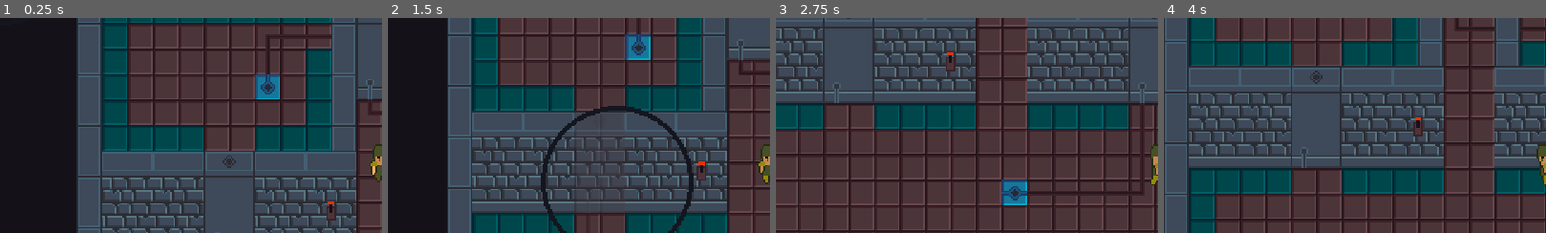
Above: before the commit, frames 1-4 (left to right).
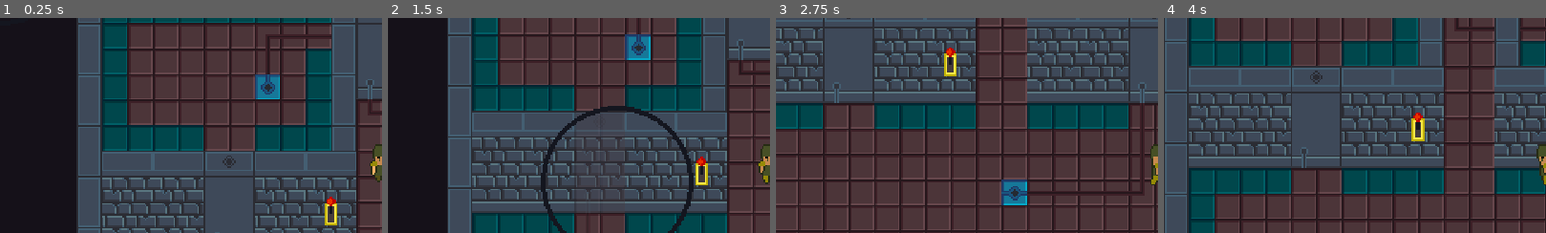
Above: after the commit, the same moments.

Repository: JeremyLiau/Looking-Glass
Game: Godot game, scene res://Scenes/Levels/Level3.tscn
Two runs of this game, one before a commit and one after it. Both use one fixed random seed, a clock stepped at 60 frames per second and the inputs below. This scene is started directly instead of the project's main scene.
Inputs (mouse positions are % of the whole screen's width and height, from its top left):
- Up to frame 1 (0.25 s): no input
- Up to frame 2 (1.5 s): tap Enter (ui_accept) at 0.5, 0.77, 1.25 s; move the mouse to (72, 45) at 0.52 s; hold Right (ui_right) 0.53-1.28 s; click (72, 45) at 0.6 s; move the mouse to (30, 55) at 1.27 s; hold Down (ui_down) from 1.28 s (still down); click (30, 55) at 1.35 s
- Up to frame 3 (2.75 s): tap Enter (ui_accept) at 1.52 s; move the mouse to (60, 28) at 2.02 s; release Down (ui_down) at 2.03 s; hold Right (ui_right) from 2.03 s (still down); click (60, 28) at 2.1 s
- Up to frame 4 (4 s): move the mouse to (45, 70) at 2.77 s; release Right (ui_right) at 2.78 s; hold Up (ui_up) 2.78-3.53 s; click (45, 70) at 2.85 s; tap Enter (ui_accept) at 3.02, 3.5, 3.77 s; move the mouse to (80, 65) at 3.52 s; hold Left (ui_left) from 3.53 s (still down); click (80, 65) at 3.6 s
The pictures show only the part of the screen within x 0-50%, y 16-66%; the shares and areas given below are measured in that part.

The runs differ from the first frame. In frame 1, 0.3% of the frame differs, in the area x 85-89%, y 83-97%; in frame 2, 0.3%; in frame 3, 0.3%; in frame 4, 0.3%, in the area x 64-69%, y 44-58%.

Commit message:
Updated lever animation

Diff:
--- a/Scenes/Lever.tscn
+++ b/Scenes/Lever.tscn
@@ -1,22 +1,180 @@
-[gd_scene load_steps=7 format=2]
+[gd_scene load_steps=44 format=2]
 
 [ext_resource path="res://Sprites/LeverSprSheet.png" type="Texture" id=1]
 [ext_resource path="res://Scripts/Lever.gd" type="Script" id=2]
 
-[sub_resource type="AtlasTexture" id=2]
+[sub_resource type="AtlasTexture" id=43]
 atlas = ExtResource( 1 )
 region = Rect2( 0, 0, 32, 48 )
 
-[sub_resource type="AtlasTexture" id=3]
+[sub_resource type="AtlasTexture" id=5]
+atlas = ExtResource( 1 )
+region = Rect2( 0, 0, 32, 48 )
+
+[sub_resource type="AtlasTexture" id=6]
 atlas = ExtResource( 1 )
 region = Rect2( 32, 0, 32, 48 )
 
+[sub_resource type="AtlasTexture" id=7]
+atlas = ExtResource( 1 )
+region = Rect2( 64, 0, 32, 48 )
+
+[sub_resource type="AtlasTexture" id=8]
+atlas = ExtResource( 1 )
+region = Rect2( 96, 0, 32, 48 )
+
+[sub_resource type="AtlasTexture" id=9]
+atlas = ExtResource( 1 )
+region = Rect2( 128, 0, 32, 48 )
+
+[sub_resource type="AtlasTexture" id=10]
+atlas = ExtResource( 1 )
+region = Rect2( 0, 48, 32, 48 )
+
+[sub_resource type="AtlasTexture" id=11]
+atlas = ExtResource( 1 )
+region = Rect2( 32, 48, 32, 48 )
+
+[sub_resource type="AtlasTexture" id=12]
+atlas = ExtResource( 1 )
+region = Rect2( 64, 48, 32, 48 )
+
+[sub_resource type="AtlasTexture" id=13]
+atlas = ExtResource( 1 )
+region = Rect2( 96, 48, 32, 48 )
+
+[sub_resource type="AtlasTexture" id=14]
+atlas = ExtResource( 1 )
+region = Rect2( 128, 48, 32, 48 )
+
+[sub_resource type="AtlasTexture" id=15]
+atlas = ExtResource( 1 )
+region = Rect2( 0, 96, 32, 48 )
+
+[sub_resource type="AtlasTexture" id=16]
+atlas = ExtResource( 1 )
+region = Rect2( 32, 96, 32, 48 )
+
+[sub_resource type="AtlasTexture" id=17]
+atlas = ExtResource( 1 )
+region = Rect2( 64, 96, 32, 48 )
+
+[sub_resource type="AtlasTexture" id=18]
+atlas = ExtResource( 1 )
+region = Rect2( 96, 96, 32, 48 )
+
+[sub_resource type="AtlasTexture" id=19]
+atlas = ExtResource( 1 )
+region = Rect2( 128, 96, 32, 48 )
+
+[sub_resource type="AtlasTexture" id=20]
+atlas = ExtResource( 1 )
+region = Rect2( 0, 144, 32, 48 )
+
+[sub_resource type="AtlasTexture" id=21]
+atlas = ExtResource( 1 )
+region = Rect2( 32, 144, 32, 48 )
+
+[sub_resource type="AtlasTexture" id=22]
+atlas = ExtResource( 1 )
+region = Rect2( 64, 144, 32, 48 )
+
+[sub_resource type="AtlasTexture" id=23]
+atlas = ExtResource( 1 )
+region = Rect2( 96, 144, 32, 48 )
+
+[sub_resource type="AtlasTexture" id=24]
+atlas = ExtResource( 1 )
+region = Rect2( 96, 144, 32, 48 )
+
+[sub_resource type="AtlasTexture" id=25]
+atlas = ExtResource( 1 )
+region = Rect2( 64, 144, 32, 48 )
+
+[sub_resource type="AtlasTexture" id=26]
+atlas = ExtResource( 1 )
+region = Rect2( 32, 144, 32, 48 )
+
+[sub_resource type="AtlasTexture" id=27]
+atlas = ExtResource( 1 )
+region = Rect2( 0, 144, 32, 48 )
+
+[sub_resource type="AtlasTexture" id=28]
+atlas = ExtResource( 1 )
+region = Rect2( 128, 96, 32, 48 )
+
+[sub_resource type="AtlasTexture" id=29]
+atlas = ExtResource( 1 )
+region = Rect2( 96, 96, 32, 48 )
+
+[sub_resource type="AtlasTexture" id=30]
+atlas = ExtResource( 1 )
+region = Rect2( 64, 96, 32, 48 )
+
+[sub_resource type="AtlasTexture" id=31]
+atlas = ExtResource( 1 )
+region = Rect2( 32, 96, 32, 48 )
+
+[sub_resource type="AtlasTexture" id=32]
+atlas = ExtResource( 1 )
+region = Rect2( 0, 96, 32, 48 )
+
+[sub_resource type="AtlasTexture" id=33]
+atlas = ExtResource( 1 )
+region = Rect2( 128, 48, 32, 48 )
+
+[sub_resource type="AtlasTexture" id=34]
+atlas = ExtResource( 1 )
+region = Rect2( 96, 48, 32, 48 )
+
+[sub_resource type="AtlasTexture" id=35]
+atlas = ExtResource( 1 )
+region = Rect2( 64, 48, 32, 48 )
+
+[sub_resource type="AtlasTexture" id=36]
+atlas = ExtResource( 1 )
+region = Rect2( 32, 48, 32, 48 )
+
+[sub_resource type="AtlasTexture" id=37]
+atlas = ExtResource( 1 )
+region = Rect2( 0, 48, 32, 48 )
+
+[sub_resource type="AtlasTexture" id=38]
+atlas = ExtResource( 1 )
+region = Rect2( 128, 0, 32, 48 )
+
+[sub_resource type="AtlasTexture" id=39]
+atlas = ExtResource( 1 )
+region = Rect2( 96, 0, 32, 48 )
+
+[sub_resource type="AtlasTexture" id=40]
+atlas = ExtResource( 1 )
+region = Rect2( 64, 0, 32, 48 )
+
+[sub_resource type="AtlasTexture" id=41]
+atlas = ExtResource( 1 )
+region = Rect2( 32, 0, 32, 48 )
+
+[sub_resource type="AtlasTexture" id=42]
+atlas = ExtResource( 1 )
+region = Rect2( 0, 0, 32, 48 )
+
 [sub_resource type="SpriteFrames" id=4]
 animations = [ {
-"frames": [ SubResource( 2 ), SubResource( 3 ) ],
+"frames": [ SubResource( 43 ) ],
 "loop": true,
 "name": "default",
 "speed": 5.0
+}, {
+"frames": [ SubResource( 5 ), SubResource( 6 ), SubResource( 7 ), SubResource( 8 ), SubResource( 9 ), SubResource( 10 ), SubResource( 11 ), SubResource( 12 ), SubResource( 13 ), SubResource( 14 ), SubResource( 15 ), SubResource( 16 ), SubResource( 17 ), SubResource( 18 ), SubResource( 19 ), SubResource( 20 ), SubResource( 21 ), SubResource( 22 ), SubResource( 23 ) ],
+"loop": false,
+"name": "activate",
+"speed": 25.0
+}, {
+"frames": [ SubResource( 24 ), SubResource( 25 ), SubResource( 26 ), SubResource( 27 ), SubResource( 28 ), SubResource( 29 ), SubResource( 30 ), SubResource( 31 ), SubResource( 32 ), SubResource( 33 ), SubResource( 34 ), SubResource( 35 ), SubResource( 36 ), SubResource( 37 ), SubResource( 38 ), SubResource( 39 ), SubResource( 40 ), SubResource( 41 ), SubResource( 42 ) ],
+"loop": false,
+"name": "deactivate",
+"speed": 25.0
 } ]
 
 [sub_resource type="RectangleShape2D" id=1]
@@ -28,6 +186,7 @@
 [node name="AnimatedSprite" type="AnimatedSprite" parent="."]
 position = Vector2( 0, 8 )
 frames = SubResource( 4 )
+speed_scale = 4.0
 
 [node name="CollisionShape2D" type="CollisionShape2D" parent="."]
 position = Vector2( 0, 8 )
--- a/Scripts/Lever.gd
+++ b/Scripts/Lever.gd
@@ -7,13 +7,13 @@
 	pass # Replace with function body.
 
 func lever_toggle():
-	if(anim.frame == 0):
-		anim.frame = 1
+	if(anim.animation == "deactivate" or anim.animation == "default"):
+		anim.play("activate")
 		illusionToggleMembers = get_tree().get_nodes_in_group("Toggle")
 		for member in illusionToggleMembers:
 			member.illusion_toggle()
 	else:
-		anim.frame = 0
+		anim.play("deactivate")
 		illusionToggleMembers = get_tree().get_nodes_in_group("Toggle")
 		for member in illusionToggleMembers:
 			member.illusion_toggle()
Binary file changed: Sprites/LeverSprSheet.png
